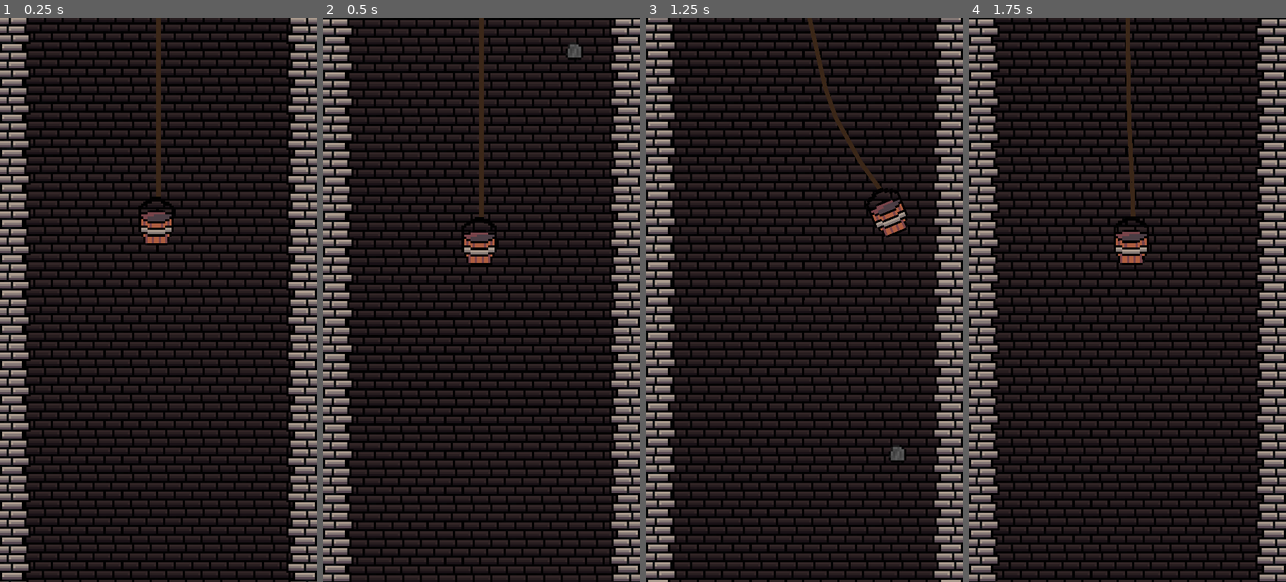
Above: before the commit, frames 1-4 (left to right).
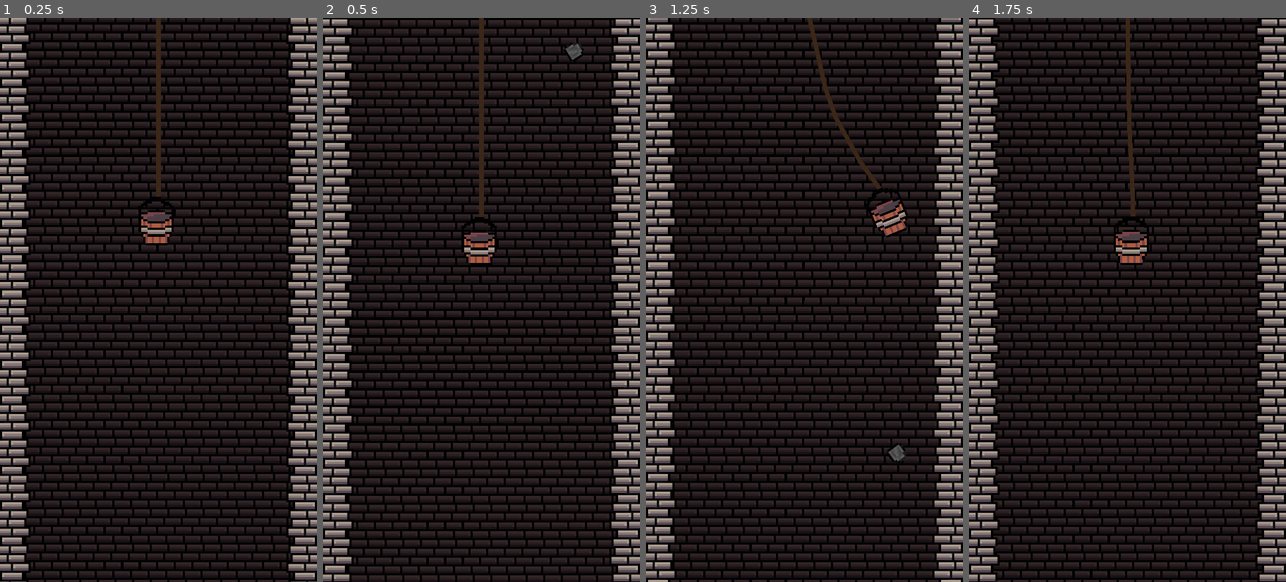
Above: after the commit, the same moments.

Repository: AdrienPiechocki/LudumDareAvril2025
Game: Godot game, scene res://Scenes/Game.tscn
Two runs of this game, one before a commit and one after it. Both use one fixed random seed, a clock stepped at 60 frames per second and the inputs below.
Inputs:
- Up to frame 1 (0.25 s): no input
- Up to frame 2 (0.5 s): no input
- Up to frame 3 (1.25 s): hold Right (ui_right) from 0.53 s (still down)
- Up to frame 4 (1.75 s): release Right (ui_right) at 1.28 s; hold Down (ui_down) from 1.28 s (still down)

Frame 1 is identical in both runs. In frame 2, less than 0.1% of the frame differs, in the area x 75-83%, y 4-8%; in frame 3, less than 0.1%, in the area x 76-83%, y 75-79%; in frame 4, nothing differs.

Commit message:
Shader rock

Diff:
--- a/Prefabs/Rock.tscn
+++ b/Prefabs/Rock.tscn
@@ -1,16 +1,22 @@
-[gd_scene load_steps=3 format=3 uid="uid://cg7yvc4eakhqj"]
+[gd_scene load_steps=5 format=3 uid="uid://cg7yvc4eakhqj"]
 
 [ext_resource type="Texture2D" uid="uid://b24folax1qgf2" path="res://Sprites/Rock.png" id="1_dlwbl"]
+[ext_resource type="Shader" uid="uid://dma5cf3atup0t" path="res://Shaders/Rock.gdshader" id="1_t25bi"]
 
-[sub_resource type="RectangleShape2D" id="RectangleShape2D_dlwbl"]
-size = Vector2(8, 8)
+[sub_resource type="ShaderMaterial" id="ShaderMaterial_t25bi"]
+shader = ExtResource("1_t25bi")
+shader_parameter/speed = 2.0
+
+[sub_resource type="CircleShape2D" id="CircleShape2D_t25bi"]
+radius = 5.0
 
 [node name="Rock" type="RigidBody2D" groups=["Rock"]]
 mass = 0.1
 gravity_scale = 0.3
 
 [node name="Sprite2D" type="Sprite2D" parent="."]
+material = SubResource("ShaderMaterial_t25bi")
 texture = ExtResource("1_dlwbl")
 
 [node name="CollisionShape2D" type="CollisionShape2D" parent="."]
-shape = SubResource("RectangleShape2D_dlwbl")
+shape = SubResource("CircleShape2D_t25bi")
--- /dev/null
+++ b/Shaders/Rock.gdshader
@@ -0,0 +1,16 @@
+shader_type canvas_item;
+
+uniform float speed = 2.0;
+
+vec2 rotateUV(vec2 vUV, float fRotation) {
+	float fCosa = cos(fRotation);
+	float fSina = sin(fRotation);
+	return vec2(
+		fCosa * vUV.x - fSina * vUV.y,
+		fCosa * vUV.y + fSina * vUV.x
+	);
+}
+
+void vertex() {
+	VERTEX = rotateUV(VERTEX, TIME * speed);
+}
Not shown, added: Shaders/Rock.gdshader.uid
